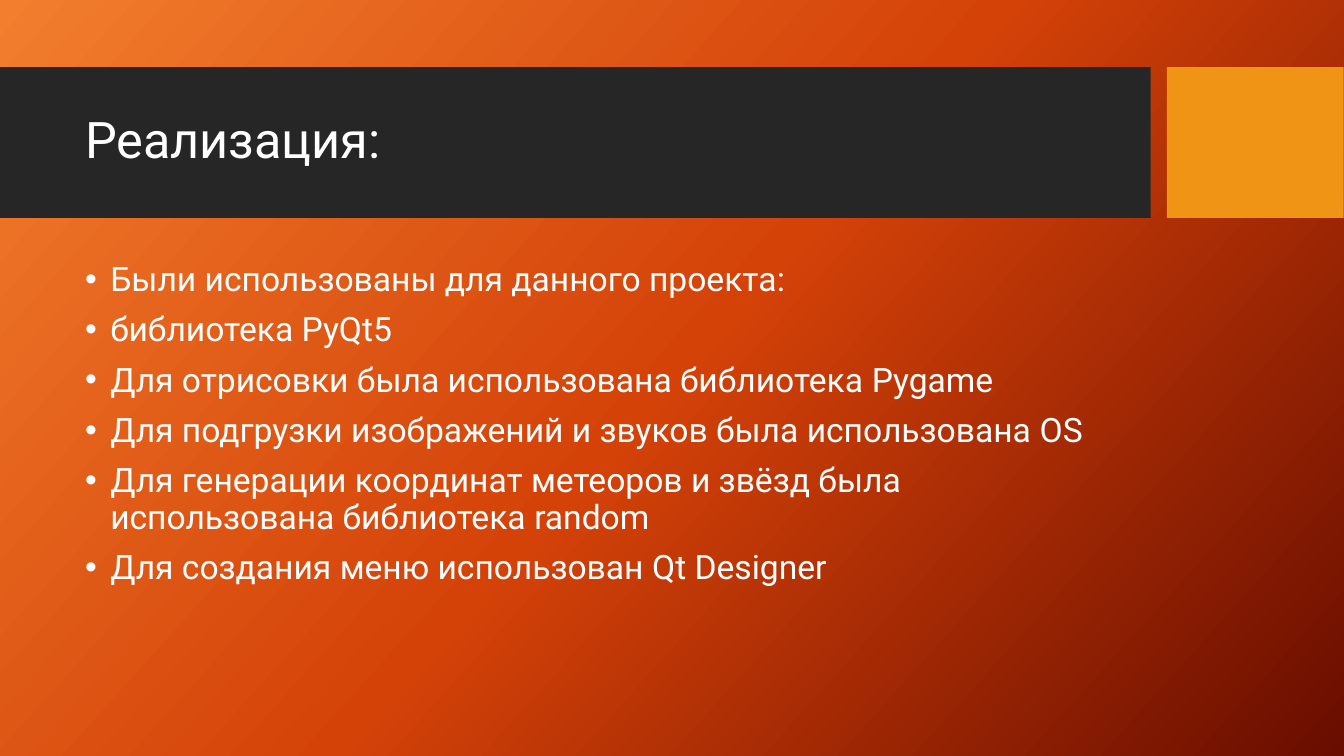
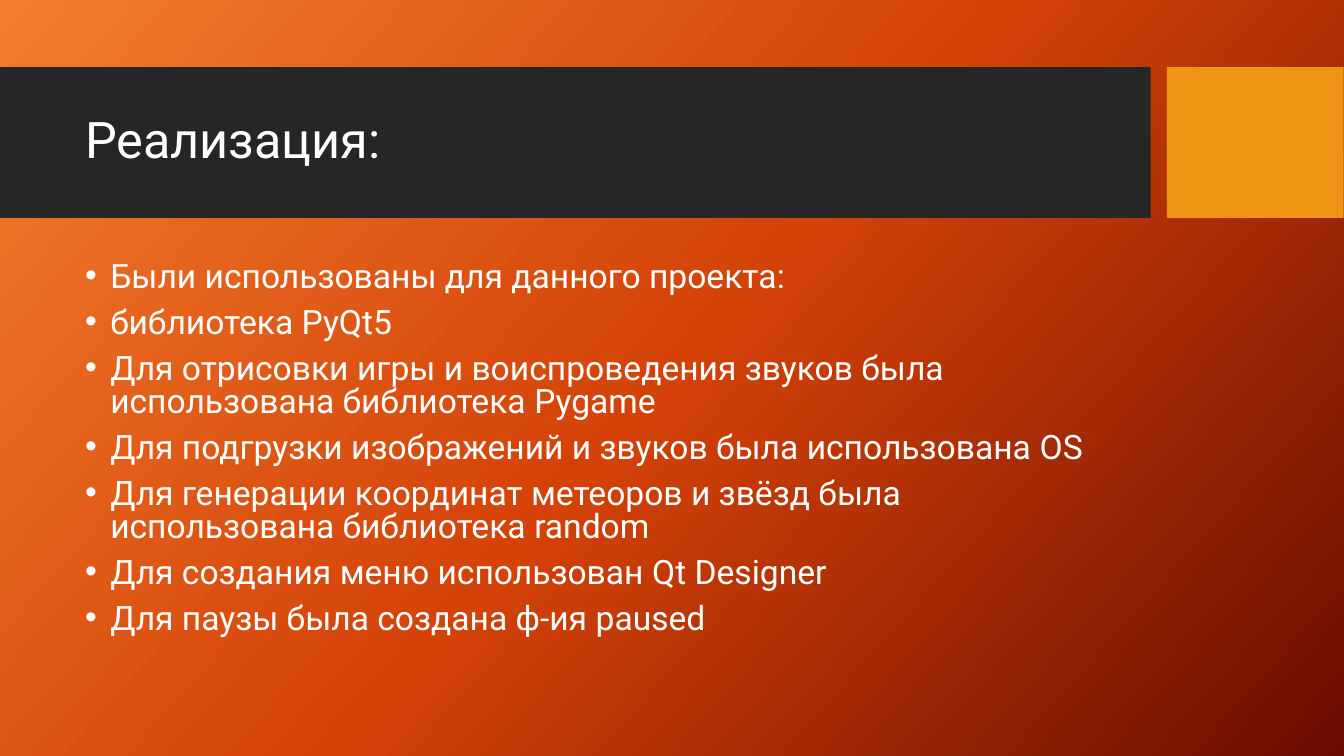
Before and after one commit to datpetr/Star_Battle, a slide deck: slide 3 of Проект ’STAR BATTLE’.pptx. Drawn at 1344x756 pixels with LibreOffice and Linux fonts; fonts in the diff are those of the drawing; background and template pictures are left out. Boxes give left, top, right and bottom in pixels: in the first picture for what was removed or moved away, otherwise in the second. Text is boxed around its words. In the diff, an @@ line names an element or a change of style, - is before the commit and + after.

```diff
--- a/Проект ’STAR BATTLE’.pptx
+++ b/Проект ’STAR BATTLE’.pptx
@@ text at (x1=110, y1=264, x2=1083, y2=591): line spacing 0.9 to 0.8 @@
@@ text at (x1=110, y1=354, x2=943, y2=420): text changed @@
-• Для отрисовки была использована библиотека Pygame
+• Для отрисовки игры и воиспроведения звуков была использована библиотека Pygame
@@ text at (x1=110, y1=604, x2=706, y2=637): paragraph added @@
+• Для паузы была создана ф-ия paused
```
Also in this commit, not shown: 1 other slide changed.
